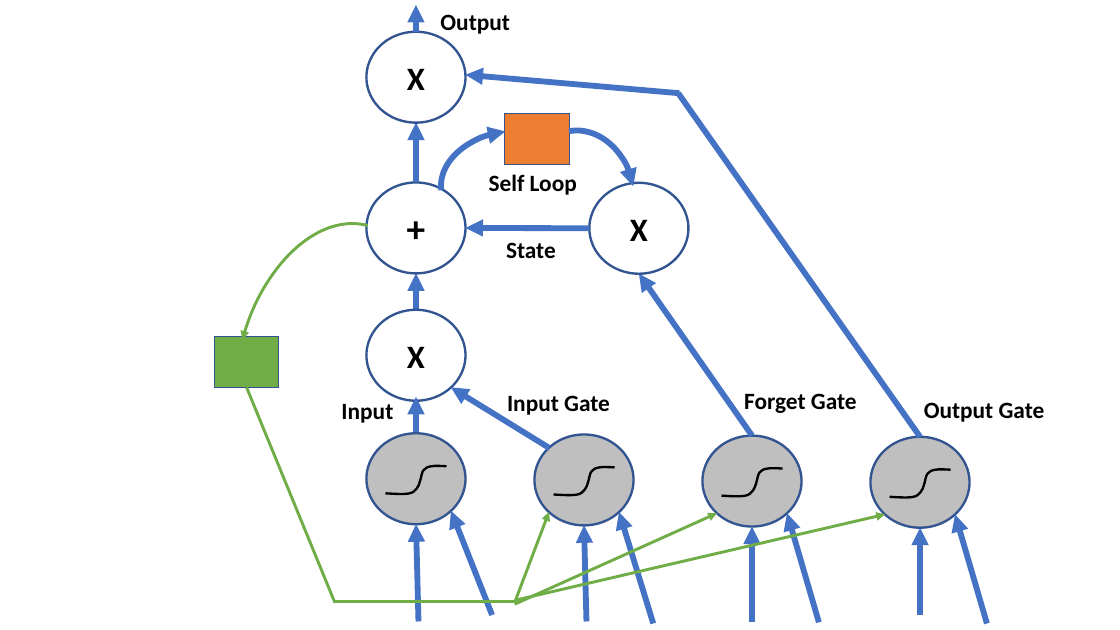
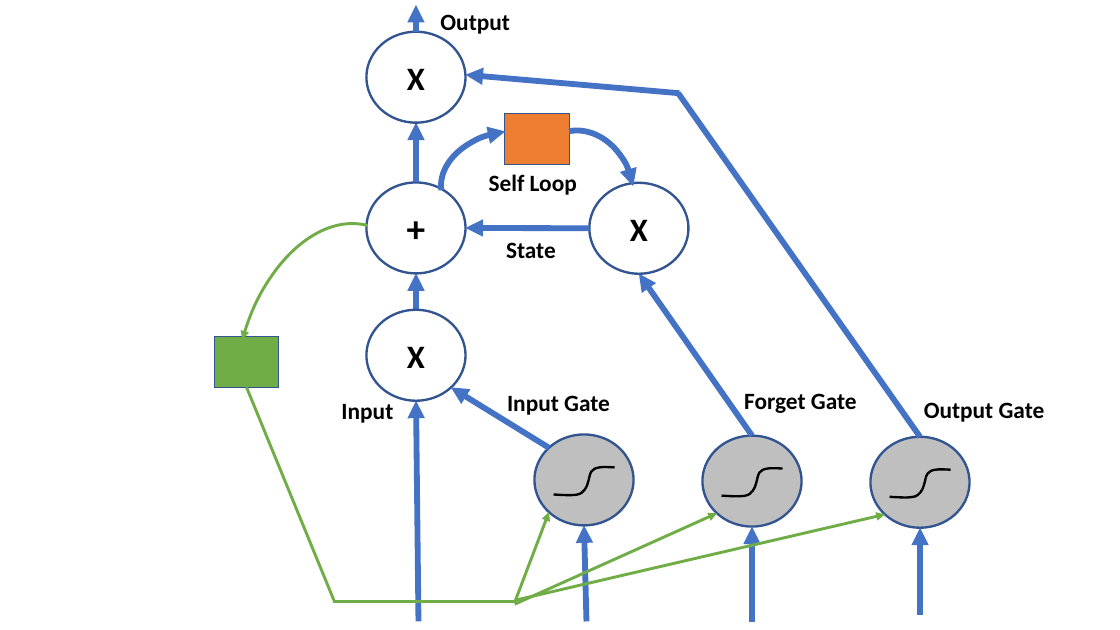
Before and after one commit to StephenElston/MachineLearning530, a slide deck: slide 10 of Lesson5/img/Recurrent-Figures.pptx. Drawn at 1120x630 pixels with LibreOffice and Linux fonts; fonts in the diff are those of the drawing. Boxes give left, top, right and bottom in pixels: in the first picture for what was removed or moved away, otherwise in the second. Text is boxed around its words. In the diff, an @@ line names an element or a change of style, - is before the commit and + after.

```diff
--- a/Lesson5/img/Recurrent-Figures.pptx
+++ b/Lesson5/img/Recurrent-Figures.pptx
@@ arrow moved from (418, 622) - (416, 524) to (418, 622) - (416, 401) @@
@@ arrow removed from (416, 434) to (416, 397) @@
@@ ellipse removed at bbox=[366, 434, 465, 524] @@
@@ freeform shape removed at bbox=[386, 466, 447, 494] @@
@@ arrow removed from (492, 615) to (451, 511) @@
@@ arrow removed from (654, 623) to (619, 513) @@
@@ arrow removed from (819, 623) to (787, 513) @@
@@ arrow removed from (987, 623) to (955, 514) @@
```
Also in this commit, not shown: 2 slides added.
